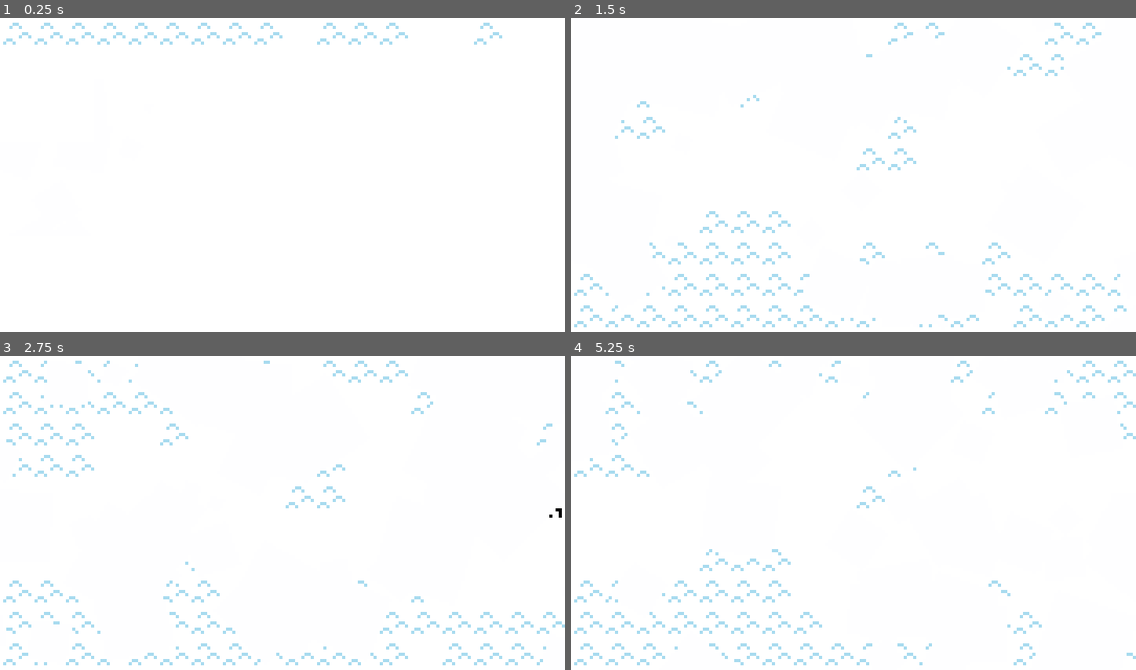
Above: before the commit, frames 1-4 (two rows, left to right).
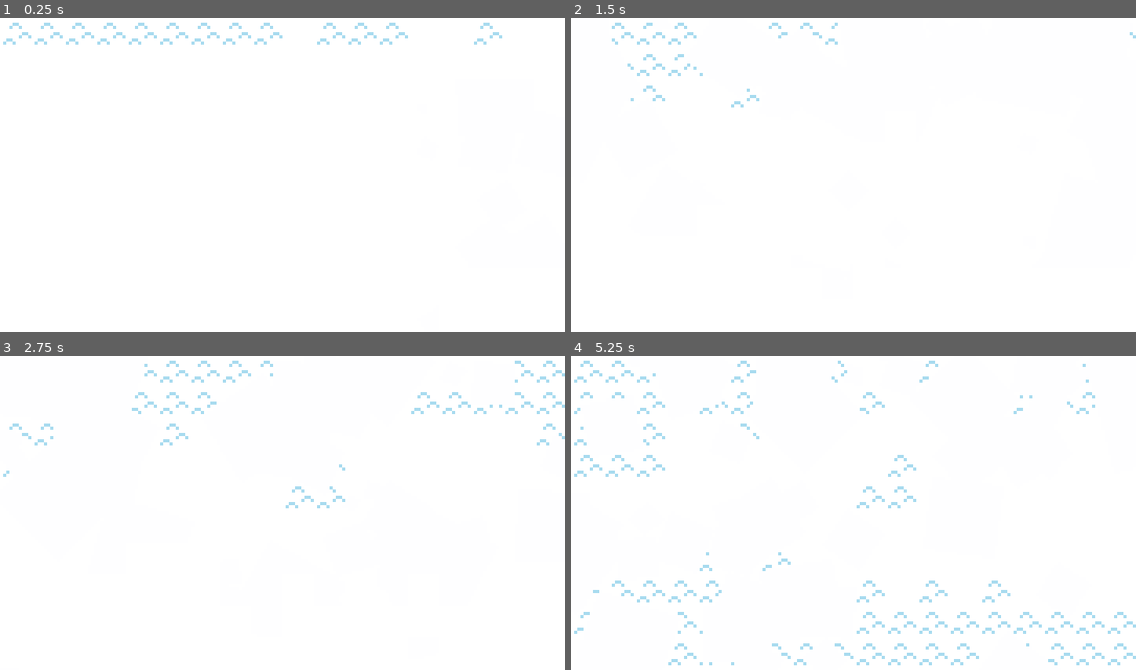
Above: after the commit, the same moments.

Repository: droqen/droqever-202404
Game: Godot game, scene res://NoLeavesXXI.tscn
Same seed, same stepped clock (60 frames per second), same inputs: the game is played once before the commit and once after it. Sound files missing from this copy of the repository are replaced by a short silence.
Inputs:
- Up to frame 1 (0.25 s): no input
- Up to frame 2 (1.5 s): tap Enter at 0.5, 1.35 s; hold Right 0.53-1.28 s; hold Enter 0.53-1.28 s; tap Space at 0.77 s; hold Down from 1.28 s (still down)
- Up to frame 3 (2.75 s): tap Space at 1.52 s; release Down at 2.03 s; hold Right from 2.03 s (still down); hold Enter from 2.03 s (still down); tap Z at 2.1 s
- Up to frame 4 (5.25 s): release Right at 2.78 s; release Enter at 2.78 s; hold Up 2.78-3.53 s; tap X at 2.85 s; tap Space at 3.02, 3.77, 4.52 s; tap Enter at 3.05, 4.35 s; hold Enter 3.53-4.28 s; hold Left 3.53-5.03 s; hold Down from 5.03 s (still down); hold Enter from 5.03 s (still down); tap Z at 5.1 s

The runs differ from the first frame. In frame 2, 3.4% of the frame differs, in the area x 0-100%, y 1-99%; in frame 3, 3.5%; in frame 4, 3.8%.

Commit message:
apr05 - final tweaks

Diff:
--- a/apr05-a-glade-without-leaves/ChapterMgr.gd
+++ b/apr05-a-glade-without-leaves/ChapterMgr.gd
@@ -4,12 +4,11 @@
 signal done_fading_out
 
 const CHAPTERS = [
-	"res://chapter-east-wind-blows.tscn",
-	"res://chapter-the-dock.tscn",
-
 	"res://chapter-west-wind-blows.tscn",
 	"res://chapter-without-wind.tscn",
 	"res://chapter-fallen-leaves.tscn",
+	"res://chapter-east-wind-blows.tscn",
+	"res://chapter-the-dock.tscn",
 ]
 
 var chapter_index = 0
@@ -63,6 +62,7 @@
 	if $paintsound.playing: yield($paintsound, "finished")
 	get_tree().paused = false
 	yield(get_tree().create_timer(0.5),"timeout")
+	prints("debug.  chapter",chapter)
 	chapter.get_node("intro").resume_nodelay()
 	emit_signal("done_fading_in")
 
@@ -86,7 +86,8 @@
 	emit_signal("done_fading_out")
 
 func debug_skip() -> bool:
-	return Input.is_key_pressed(KEY_ENTER)
+	return false
+#	return Input.is_key_pressed(KEY_ENTER)
 
 # Called every frame. 'delta' is the elapsed time since the previous frame.
 #func _process(delta):
--- a/apr05-a-glade-without-leaves/NoLeavesXXI.tscn
+++ b/apr05-a-glade-without-leaves/NoLeavesXXI.tscn
@@ -1774,7 +1774,7 @@
 bg_color = Color( 1, 1, 1, 1 )
 project_month = "April"
 project_day = "5"
-project_name = "leafless"
+project_name = "Leaves"
 project_icon = ExtResource( 8 )
 
 [node name="ChapterMgr" type="Node2D" parent="."]
@@ -1795,5 +1795,5 @@
 
 [node name="paintsound" type="AudioStreamPlayer" parent="ChapterMgr"]
 stream = ExtResource( 16 )
-volume_db = -10.0
+volume_db = -5.0
 pitch_scale = 0.25
--- a/apr05-a-glade-without-leaves/chapter-fallen-leaves.tscn
+++ b/apr05-a-glade-without-leaves/chapter-fallen-leaves.tscn
@@ -3213,7 +3213,7 @@
 texture = ExtResource( 12 )
 hframes = 10
 vframes = 10
-frame = 2
+frame = 1
 script = ExtResource( 6 )
 sprite_sheet = ExtResource( 3 )
 _frames = [ 1, 2 ]
--- a/apr05-a-glade-without-leaves/chapter-the-dock.tscn
+++ b/apr05-a-glade-without-leaves/chapter-the-dock.tscn
@@ -1,11 +1,16 @@
-[gd_scene load_steps=11 format=2]
+[gd_scene load_steps=19 format=2]
 
 [ext_resource path="res://navdi/Node Scripts/Maze/FlagEditor/FlagMazeMaster.gd" type="Script" id=1]
 [ext_resource path="res://dock.gd" type="Script" id=2]
+[ext_resource path="res://media/leafless-sheet.tres" type="Resource" id=3]
 [ext_resource path="res://navdi/Node Scripts/Maze/FlagEditor/FlagEditorScene.tscn" type="PackedScene" id=4]
 [ext_resource path="res://leafmtc.tscn" type="PackedScene" id=5]
+[ext_resource path="res://navdi/Node Scripts/Sheet/SheetSprite.gd" type="Script" id=6]
+[ext_resource path="res://easter.gd" type="Script" id=7]
+[ext_resource path="res://navdi/Node Scripts/Pin/Pin.gd" type="Script" id=8]
 [ext_resource path="res://chapter.gd" type="Script" id=9]
 [ext_resource path="res://navdi/Node Scripts/Maze/FlagEditor/flags_sprites.png" type="Texture" id=10]
+[ext_resource path="res://media/noleaves-write.ogg" type="AudioStream" id=11]
 [ext_resource path="res://media/leafless.png" type="Texture" id=12]
 
 [sub_resource type="TileSet" id=1]
@@ -3158,6 +3163,14 @@
 99/shapes = [  ]
 99/z_index = 0
 
+[sub_resource type="RectangleShape2D" id=4]
+extents = Vector2( 2, 2 )
+
+[sub_resource type="RectangleShape2D" id=7]
+extents = Vector2( 100, 10 )
+
+[sub_resource type="RectangleShape2D" id=8]
+
 [node name="chapter" type="Node2D"]
 script = ExtResource( 9 )
 
@@ -3186,3 +3199,48 @@
 
 [node name="dock" type="Node" parent="."]
 script = ExtResource( 2 )
+
+[node name="easter" type="KinematicBody2D" parent="."]
+position = Vector2( 185, 53 )
+collision_layer = 32
+collision_mask = 32768
+script = ExtResource( 7 )
+going_left = true
+
+[node name="SheetSprite" type="Sprite" parent="easter"]
+position = Vector2( 0, -3 )
+texture = ExtResource( 12 )
+hframes = 10
+vframes = 10
+frame = 2
+script = ExtResource( 6 )
+sprite_sheet = ExtResource( 3 )
+_frames = [ 1, 2 ]
+_frame_period = 30
+
+[node name="CollisionShape2D" type="CollisionShape2D" parent="easter"]
+position = Vector2( 0, -1 )
+shape = SubResource( 4 )
+
+[node name="Pin" type="Node" parent="easter"]
+script = ExtResource( 8 )
+
+[node name="StaticBody2D" type="StaticBody2D" parent="."]
+collision_layer = 32769
+
+[node name="CollisionShape2D" type="CollisionShape2D" parent="StaticBody2D"]
+position = Vector2( 87, 38 )
+shape = SubResource( 7 )
+
+[node name="CollisionShape2D2" type="CollisionShape2D" parent="StaticBody2D"]
+position = Vector2( 87, 67 )
+shape = SubResource( 7 )
+
+[node name="CollisionShape2D3" type="CollisionShape2D" parent="StaticBody2D"]
+position = Vector2( 33, 53 )
+shape = SubResource( 8 )
+
+[node name="erase" type="AudioStreamPlayer" parent="."]
+stream = ExtResource( 11 )
+volume_db = -5.0
+pitch_scale = 0.25
--- a/apr05-a-glade-without-leaves/dock.gd
+++ b/apr05-a-glade-without-leaves/dock.gd
@@ -1,6 +1,8 @@
 extends Node
 
 onready var maze = $"../maze"
+onready var intro = $"../intro"
+onready var player = $"../easter"
 
 var f : float = 0.0
 
@@ -13,3 +15,8 @@
 		var all39s = maze.get_used_cells_by_id(39)
 		for cell in all38s: maze.set_cellv(cell, 39)
 		for cell in all39s: maze.set_cellv(cell, 38)
+		if intro.is_done():
+			if player:
+				$"../erase".play()
+				player.queue_free()
+				player = null
--- a/apr05-a-glade-without-leaves/leafmtc.tscn
+++ b/apr05-a-glade-without-leaves/leafmtc.tscn
@@ -35,4 +35,3 @@
 
 [node name="blip" type="AudioStreamPlayer" parent="."]
 stream = ExtResource( 3 )
-volume_db = -5.0
--- a/apr05-a-glade-without-leaves/project.godot
+++ b/apr05-a-glade-without-leaves/project.godot
@@ -236,7 +236,7 @@
 
 [application]
 
-config/name="2024, April 5: leafless."
+config/name="2024, April 5: Leaves."
 run/main_scene="res://NoLeavesXXI.tscn"
 boot_splash/image="res://media/leafless10x10.png"
 boot_splash/fullsize=false
Not shown: 51 places in apr05-a-glade-without-leaves/chapter-the-dock.tscn that only renumber resources
Not shown, removed: apr05-a-glade-without-leaves/media/apr05-victory-theme.ogg.import
Not shown, removed: apr05-a-glade-without-leaves/media/noleaves-blip.ogg.import
Not shown, removed: apr05-a-glade-without-leaves/media/noleaves-write2.ogg.import
Not shown, removed: apr05-a-glade-without-leaves/media/apr05-victory-theme.ogg
Not shown, removed: apr05-a-glade-without-leaves/media/noleaves-blip.ogg
Not shown, removed: apr05-a-glade-without-leaves/media/noleaves-write2.ogg
